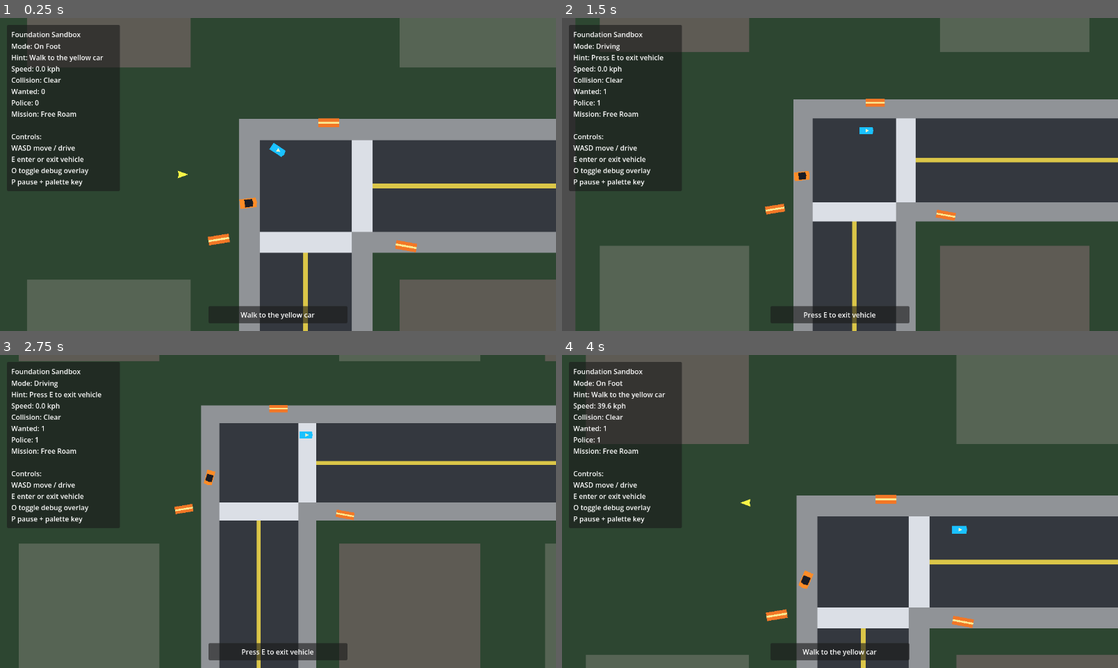
Above: before the commit, frames 1-4 (two rows, left to right).
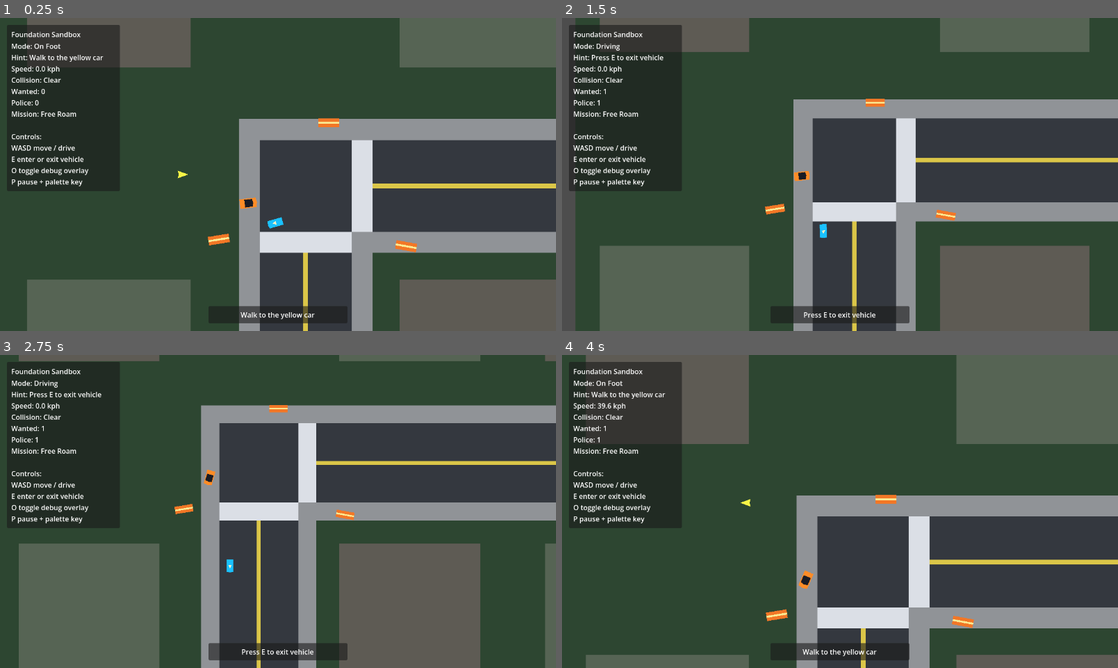
Above: after the commit, the same moments.

Repository: mjulstein/godot-gta
Game: Godot game, scene res://scenes/main/game.tscn
Same seed, same stepped clock (60 frames per second), same inputs: the game is played once before the commit and once after it.
Inputs:
- Up to frame 1 (0.25 s): no input
- Up to frame 2 (1.5 s): hold D (move_right) 0.53-1.28 s; hold E (interact) 0.53-1.28 s; hold S (brake) from 1.28 s (still down); tap E (interact) at 1.35 s
- Up to frame 3 (2.75 s): tap E (interact) at 2 s; release S (brake) at 2.03 s; hold D (move_right) from 2.03 s (still down); hold E (interact) from 2.03 s (still down)
- Up to frame 4 (4 s): release D (move_right) at 2.78 s; release E (interact) at 2.78 s; hold W (accelerate) 2.78-3.53 s; tap E (interact) at 2.85 s; hold A (move_left) from 3.53 s (still down); hold E (interact) from 3.53 s (still down)

The runs differ from the first frame. In frame 1, 0.1% of the frame differs, in the area x 48-52%, y 39-68%; in frame 2, 0.1%; in frame 3, 0.1%; in frame 4, less than 0.1%.

Commit message:
Add reactive traffic checkpoint

Diff:
--- a/project.godot
+++ b/project.godot
@@ -78,3 +78,8 @@
 "events": [Object(InputEventKey,"resource_local_to_scene":false,"resource_name":"","device":-1,"window_id":0,"alt_press …(192 unchanged characters)…
 ]
 }
+debug_camera={
+"deadzone": 0.2,
+"events": [Object(InputEventKey,"resource_local_to_scene":false,"resource_name":"","device":-1,"window_id":0,"alt_pressed":false,"shift_pressed":false,"ctrl_pressed":false,"meta_pressed":false,"pressed":false,"keycode":0,"physical_keycode":67,"key_label":0,"unicode":99,"location":0,"echo":false,"script":null)
+]
+}
--- a/scripts/ai/traffic_ai.gd
+++ b/scripts/ai/traffic_ai.gd
@@ -2,11 +2,13 @@
 
 signal harmed(source: Node2D)
 
+@export var is_important := false
 @export_range(24.0, 180.0, 1.0) var move_speed := 70.0
 @export_range(24.0, 120.0, 1.0) var vehicle_look_ahead := 54.0
 @export_range(24.0, 96.0, 1.0) var pedestrian_look_ahead := 44.0
 @export var harmed_flash_time := 0.45
 @export_range(0.0, 2.0, 0.05) var respawn_pause := 0.35
+@export_range(0.0, 4.0, 0.05) var recycle_check_interval := 0.5
 
 var harmed_flash_remaining := 0.0
 var pause_remaining := 0.0
@@ -14,6 +16,21 @@
 var path_target_index := 1
 var default_collision_layer := 0
 var default_collision_mask := 0
+var camera_tracking_count := 0
+var spawn_position := Vector2.ZERO
+var heading := "east"
+var lane := "right"
+var district_tiles: Array[Node2D] = []
+var recycle_check_remaining := 0.0
+var rng := RandomNumberGenerator.new()
+
+const ROAD_HALF_WIDTH := 96.0
+const INNER_LANE_OFFSET := 28.0
+const OUTER_LANE_OFFSET := 68.0
+const CROSSWALK_CLEAR_OFFSET := 120.0
+const INTERSECTION_ENTRY_OFFSET := 76.0
+const ROUTE_SAMPLE_STEP := 24.0
+const TURN_ARC_STEPS := 6
 
 @onready var body_polygon: Polygon2D = $Body
 @onready var collision_shape: CollisionShape2D = $CollisionShape2D
@@ -21,6 +38,7 @@
 func _ready() -> void:
 	default_collision_layer = collision_layer
 	default_collision_mask = collision_mask
+	rng.randomize()
 	add_to_group("civilian")
 	add_to_group("civilian_vehicle")
 	add_to_group("civilian_witness")
@@ -29,7 +47,14 @@
 func _physics_process(delta: float) -> void:
 	harmed_flash_remaining = maxf(0.0, harmed_flash_remaining - delta)
 	pause_remaining = maxf(0.0, pause_remaining - delta)
+	recycle_check_remaining = maxf(0.0, recycle_check_remaining - delta)
 	body_polygon.color = _get_body_color()
+
+	if recycle_check_remaining == 0.0:
+		recycle_check_remaining = recycle_check_interval
+		if _should_recycle_off_camera():
+			_recycle_to_new_route()
+			return
 
 	if pause_remaining > 0.0 or world_path_points.size() < 2:
 		velocity = Vector2.ZERO
@@ -43,7 +68,13 @@
 	world_path_points = points
 	path_target_index = 1 if world_path_points.size() >= 2 else 0
 	if world_path_points.size() >= 1:
+		spawn_position = world_path_points[0]
 		global_position = world_path_points[0]
+	_build_runtime_segment()
+
+func set_route_context(new_heading: String, new_lane: String) -> void:
+	heading = new_heading if not new_heading.is_empty() else heading
+	lane = new_lane
 
 func set_path_active(is_active: bool) -> void:
 	visible = is_active
@@ -60,13 +91,17 @@
 	pause_remaining = maxf(pause_remaining, 0.4)
 	harmed.emit(source)
 
+func set_camera_tracked(is_tracked: bool) -> void:
+	camera_tracking_count += 1 if is_tracked else -1
+	camera_tracking_count = maxi(0, camera_tracking_count)
+
+func is_camera_tracked() -> bool:
+	return camera_tracking_count > 0
+
 func _follow_world_path() -> void:
+	_refresh_path_target()
 	var target_position := world_path_points[path_target_index]
 	var to_target := target_position - global_position
-	if to_target.length() <= 6.0:
-		_advance_path_target()
-		target_position = world_path_points[path_target_index]
-		to_target = target_position - global_position
 
 	var direction_vector := to_target.normalized() if to_target.length() > 0.0 else Vector2.ZERO
 	velocity = direction_vector * move_speed
@@ -75,13 +110,149 @@
 	if velocity != Vector2.ZERO:
 		rotation = velocity.angle()
 
+func _refresh_path_target() -> void:
+	var iterations := 0
+	while iterations < world_path_points.size():
+		var target_position := world_path_points[path_target_index]
+		var to_target := target_position - global_position
+		if to_target.length() <= 10.0:
+			_advance_path_target()
+			iterations += 1
+			continue
+		if _is_target_behind_vehicle(to_target):
+			_advance_path_target()
+			iterations += 1
+			continue
+		break
+
 func _advance_path_target() -> void:
 	path_target_index += 1
 	if path_target_index < world_path_points.size():
 		return
-	global_position = world_path_points[0]
-	path_target_index = 1 if world_path_points.size() >= 2 else 0
+	if _build_runtime_segment():
+		return
+	if is_camera_tracked():
+		velocity = Vector2.ZERO
+		path_target_index = max(0, world_path_points.size() - 1)
+		return
+	if _should_recycle_off_camera():
+		_recycle_to_new_route()
+		return
+	velocity = Vector2.ZERO
+	path_target_index = max(0, world_path_points.size() - 1)
+
+func _should_recycle_off_camera() -> bool:
+	if is_important:
+		return false
+	var active_cameras := _get_active_cameras()
+	if active_cameras.is_empty():
+		return false
+	var current_tile := _find_district_tile(global_position)
+	var tile_size := Vector2(1280, 1280)
+	if current_tile != null:
+		var configured_size = current_tile.get("tile_world_size")
+		if configured_size is Vector2:
+			tile_size = configured_size
+	var recycle_margin := tile_size
+	for camera_node in active_cameras:
+		if _is_within_camera_bounds(camera_node, recycle_margin):
+			return false
+	return true
+
+func _recycle_to_new_route() -> void:
+	var next_spawn := _pick_recycle_spawn()
+	if next_spawn.is_empty():
+		return
+	var tile := next_spawn["tile"] as Node2D
+	heading = next_spawn["heading"]
+	lane = next_spawn["lane"]
+	spawn_position = _spawn_point(tile, heading, lane)
+	global_position = spawn_position
+	rotation = _forward_vector_for_heading(heading).angle()
+	velocity = Vector2.ZERO
 	pause_remaining = respawn_pause
+	_build_runtime_segment()
+
+func _pick_recycle_spawn() -> Dictionary:
+	if district_tiles.is_empty():
+		district_tiles = _collect_district_tiles(get_tree().root)
+	var current_tile := _find_district_tile(global_position)
+	var candidates: Array[Dictionary] = []
+	for tile in district_tiles:
+		if tile == current_tile:
+			continue
+		if _tile_is_within_any_camera(tile):
+			continue
+		for spawn_heading in ["east", "west", "north", "south"]:
+			if not _tile_open(tile, _entry_side_for_heading(spawn_heading)):
+				continue
+			for spawn_lane in ["left", "right"]:
+				candidates.append({
+					"tile": tile,
+					"heading": spawn_heading,
+					"lane": spawn_lane,
+				})
+	if candidates.is_empty():
+		return {}
+	return candidates[rng.randi_range(0, candidates.size() - 1)]
+
+func _is_within_camera_bounds(camera_node: Camera2D, margin: Vector2) -> bool:
+	var viewport_size := camera_node.get_viewport_rect().size
+	if viewport_size == Vector2.ZERO:
+		return false
+	var half_visible := Vector2(
+		viewport_size.x / maxf(camera_node.zoom.x, 0.001),
+		viewport_size.y / maxf(camera_node.zoom.y, 0.001)
+	) * 0.5
+	var bounds := Rect2(camera_node.global_position - half_visible - margin, half_visible * 2.0 + margin * 2.0)
+	return bounds.has_point(global_position)
+
+func _tile_is_within_any_camera(tile: Node2D) -> bool:
+	var active_cameras := _get_active_cameras()
+	if active_cameras.is_empty():
+		return false
+	var tile_size = tile.get("tile_world_size")
+	if not (tile_size is Vector2):
+		return false
+	var margin: Vector2 = tile_size
+	for camera_node in active_cameras:
+		if _tile_within_camera_bounds(tile, camera_node, margin):
+			return true
+	return false
+
+func _get_active_cameras() -> Array[Camera2D]:
+	var cameras: Array[Camera2D] = []
+	for candidate in get_tree().get_nodes_in_group("runtime_camera"):
+		if not (candidate is Camera2D):
+			continue
+		var camera_node := candidate as Camera2D
+		if not camera_node.is_inside_tree():
+			continue
+		if not camera_node.enabled:
+			continue
+		cameras.append(camera_node)
+	return cameras
+
+func _tile_within_camera_bounds(tile: Node2D, camera_node: Camera2D, margin: Vector2) -> bool:
+	var viewport_size := camera_node.get_viewport_rect().size
+	if viewport_size == Vector2.ZERO:
+		return false
+	var half_visible := Vector2(
+		viewport_size.x / maxf(camera_node.zoom.x, 0.001),
+		viewport_size.y / maxf(camera_node.zoom.y, 0.001)
+	) * 0.5
+	var bounds := Rect2(camera_node.global_position - half_visible - margin, half_visible * 2.0 + margin * 2.0)
+	var tile_size: Vector2 = tile.get("tile_world_size")
+	var tile_rect := Rect2(tile.global_position - tile_size * 0.5, tile_size)
+	return bounds.intersects(tile_rect)
+
+func _is_target_behind_vehicle(to_target: Vector2) -> bool:
+	if to_target == Vector2.ZERO:
+		return false
+	var forward := Vector2.RIGHT.rotated(rotation)
+	if forward == Vector2.ZERO:
+		return false
+	return forward.dot(to_target.normalized()) < -0.2
 
 func _has_pedestrian_ahead(direction_vector: Vector2) -> bool:
 	for candidate in get_tree().get_nodes_in_group("civilian_pedestrian"):
@@ -124,3 +295,241 @@
 
 func _get_body_color() -> Color:
 	return Color(1, 0.2, 0.2, 1) if harmed_flash_remaining > 0.0 else Color(0.105882, 0.760784, 1, 1)
+
+func _build_runtime_segment() -> bool:
+	var tile := _find_district_tile(global_position)
+	if tile == null:
+		return false
+
+	var action := _choose_action(tile)
+	var next_heading := heading
+	var next_lane := lane
+	match action:
+		"left":
+			next_heading = _get_left_heading(heading)
+			next_lane = "left"
+		"right":
+			next_heading = _get_right_heading(heading)
+			next_lane = "right"
+		"uturn":
+			next_heading = _get_opposite_heading(heading)
+			next_lane = "right"
+		"merge_left_uturn":
+			next_heading = _get_opposite_heading(heading)
+			next_lane = "right"
+
+	var points: Array[Vector2] = [global_position]
+	var entry_clear := _world_point(tile, heading, lane, CROSSWALK_CLEAR_OFFSET, false)
+	if global_position.distance_to(entry_clear) > 8.0:
+		points.append(entry_clear)
+
+	match action:
+		"straight":
+			points.append(_world_point(tile, heading, lane, _next_tile_offset(tile, heading), true))
+		"left", "right":
+			var entry_point := _world_point(tile, heading, lane, INTERSECTION_ENTRY_OFFSET, false)
+			if points[points.size() - 1].distance_to(entry_point) > 8.0:
+				points.append(entry_point)
+			points.append_array(_sample_corner(
+				entry_point,
+				_turn_pivot(tile, heading, lane, next_heading, next_lane),
+				_world_point(tile, next_heading, next_lane, _next_tile_offset(tile, next_heading), true)
+			))
+		"uturn":
+			var u_entry := _world_point(tile, heading, "left", INTERSECTION_ENTRY_OFFSET, false)
+			if points[points.size() - 1].distance_to(u_entry) > 8.0:
+				points.append(u_entry)
+			points.append_array(_sample_corner(
+				u_entry,
+				tile.global_position,
+				_world_point(tile, next_heading, next_lane, _next_tile_offset(tile, next_heading), true)
+			))
+		"merge_left_uturn":
+			var merge_point := _merge_point(tile, heading, "right", "left")
+			if points[points.size() - 1].distance_to(merge_point) > 8.0:
+				points.append(merge_point)
+			var merge_entry := _world_point(tile, heading, "left", INTERSECTION_ENTRY_OFFSET, false)
+			points.append_array(_sample_corner(
+				merge_entry,
+				tile.global_position,
+				_world_point(tile, next_heading, next_lane, _next_tile_offset(tile, next_heading), true)
+			))
+
+	world_path_points = PackedVector2Array(points)
+	path_target_index = 1 if world_path_points.size() >= 2 else 0
+	heading = next_heading
+	lane = next_lane
+	return world_path_points.size() >= 2
+
+func _find_district_tile(position: Vector2) -> Node2D:
+	if district_tiles.is_empty():
+		district_tiles = _collect_district_tiles(get_tree().root)
+	for candidate in district_tiles:
+		var tile_size = candidate.get("tile_world_size")
+		if not (tile_size is Vector2):
+			continue
+		var half_tile: Vector2 = tile_size * 0.5
+		var local_position := position - candidate.global_position
+		if absf(local_position.x) <= half_tile.x and absf(local_position.y) <= half_tile.y:
+			return candidate
+	return null
+
+func _collect_district_tiles(node: Node) -> Array[Node2D]:
+	var results: Array[Node2D] = []
+	if node is Node2D and node.has_node("Ground") and node.has_method("get") and node.get("tile_world_size") is Vector2:
+		results.append(node as Node2D)
+	for child in node.get_children():
+		results.append_array(_collect_district_tiles(child))
+	return results
+
+func _spawn_point(tile: Node2D, direction: String, lane_name: String) -> Vector2:
+	return _world_point(tile, direction, lane_name, _spawn_offset(tile, direction), false)
+
+func _choose_action(tile: Node2D) -> String:
+	var can_go_straight := _tile_open(tile, _get_exit_side_for_heading(heading))
+	var can_turn_left := _tile_open(tile, _get_exit_side_for_heading(_get_left_heading(heading)))
+	var can_turn_right := _tile_open(tile, _get_exit_side_for_heading(_get_right_heading(heading)))
+	if lane == "left":
+		if can_go_straight:
+			return "straight"
+		if can_turn_left:
+			return "left"
+		if can_turn_right:
+			return "right"
+		return "uturn"
+	if can_turn_right:
+		return "right"
+	if can_go_straight:
+		return "straight"
+	if can_turn_left:
+		return "left"
+	return "merge_left_uturn"
+
+func _tile_open(tile: Node2D, side: String) -> bool:
+	return bool(tile.get("open_%s" % side))
+
+func _next_tile_offset(tile: Node2D, direction: String) -> float:
+	var tile_size: Vector2 = tile.get("tile_world_size")
+	var half_extent := (tile_size.x if _is_horizontal(direction) else tile_size.y) * 0.5
+	return half_extent + CROSSWALK_CLEAR_OFFSET
+
+func _spawn_offset(tile: Node2D, direction: String) -> float:
+	var tile_size: Vector2 = tile.get("tile_world_size")
+	var half_extent := (tile_size.x if _is_horizontal(direction) else tile_size.y) * 0.5
+	return half_extent + CROSSWALK_CLEAR_OFFSET
+
+func _world_point(tile: Node2D, direction: String, lane_name: String, axis_offset: float, use_exit_side: bool) -> Vector2:
+	var signed_axis := axis_offset * _axis_sign(direction, use_exit_side)
+	var lane_coordinate := _lane_coordinate(direction, lane_name)
+	if _is_horizontal(direction):
+		return tile.global_position + Vector2(signed_axis, lane_coordinate)
+	return tile.global_position + Vector2(lane_coordinate, signed_axis)
+
+func _turn_pivot(tile: Node2D, entry_heading: String, entry_lane: String, exit_heading: String, exit_lane: String) -> Vector2:
+	return tile.global_position + Vector2(
+		_lane_coordinate(exit_heading, exit_lane),
+		_lane_coordinate(entry_heading, entry_lane)
+	)
+
+func _merge_point(tile: Node2D, direction: String, from_lane: String, to_lane: String) -> Vector2:
+	var axis_offset := (CROSSWALK_CLEAR_OFFSET + INTERSECTION_ENTRY_OFFSET) * 0.5
+	var signed_axis := axis_offset * _axis_sign(direction, false)
+	var lane_coordinate := lerpf(_lane_coordinate(direction, from_lane), _lane_coordinate(direction, to_lane), 0.7)
+	if _is_horizontal(direction):
+		return tile.global_position + Vector2(signed_axis, lane_coordinate)
+	return tile.global_position + Vector2(lane_coordinate, signed_axis)
+
+func _sample_corner(start: Vector2, pivot: Vector2, end: Vector2) -> Array[Vector2]:
+	var points: Array[Vector2] = []
+	var curve_length := start.distance_to(pivot) + pivot.distance_to(end)
+	var step_count := maxi(TURN_ARC_STEPS, int(ceil(curve_length / ROUTE_SAMPLE_STEP)))
+	for index in range(1, step_count + 1):
+		var t := float(index) / float(step_count)
+		var a := start.lerp(pivot, t)
+		var b := pivot.lerp(end, t)
+		points.append(a.lerp(b, t))
+	return points
+
+func _lane_coordinate(direction: String, lane_name: String) -> float:
+	var left_lane := lane_name == "left"
+	match direction:
+		"east":
+			return INNER_LANE_OFFSET if left_lane else OUTER_LANE_OFFSET
+		"west":
+			return -INNER_LANE_OFFSET if left_lane else -OUTER_LANE_OFFSET
+		"south":
+			return -INNER_LANE_OFFSET if left_lane else -OUTER_LANE_OFFSET
+		_:
+			return INNER_LANE_OFFSET if left_lane else OUTER_LANE_OFFSET
+
+func _axis_sign(direction: String, use_exit_side: bool) -> float:
+	match direction:
+		"east":
+			return 1.0 if use_exit_side else -1.0
+		"west":
+			return -1.0 if use_exit_side else 1.0
+		"south":
+			return 1.0 if use_exit_side else -1.0
+		_:
+			return -1.0 if use_exit_side else 1.0
+
+func _is_horizontal(direction: String) -> bool:
+	return direction == "east" or direction == "west"
+
+func _forward_vector_for_heading(direction: String) -> Vector2:
+	match direction:
+		"east":
+			return Vector2.RIGHT
+		"west":
+			return Vector2.LEFT
+		"south":
+			return Vector2.DOWN
+		_:
+			return Vector2.UP
+
+func _get_exit_side_for_heading(direction: String) -> String:
+	return direction
+
+func _entry_side_for_heading(direction: String) -> String:
+	match direction:
+		"east":
+			return "west"
+		"west":
+			return "east"
+		"south":
+			return "north"
+		_:
+			return "south"
+
+func _get_left_heading(direction: String) -> String:
+	match direction:
+		"east":
+			return "north"
+		"west":
+			return "south"
+		"south":
+			return "east"
+		_:
+			return "west"
+
+func _get_right_heading(direction: String) -> String:
+	match direction:
+		"east":
+			return "south"
+		"west":
+			return "north"
+		"south":
+			return "west"
+		_:
+			return "east"
+
+func _get_opposite_heading(direction: String) -> String:
+	match direction:
+		"east":
+			return "west"
+		"west":
+			return "east"
+		"south":
+			return "north"
+		_:
+			return "south"
--- a/scripts/core/follow_camera.gd
+++ b/scripts/core/follow_camera.gd
@@ -19,6 +19,7 @@
 var exit_transition_direction := Vector2.ZERO
 
 func _ready() -> void:
+	add_to_group("runtime_camera")
 	limit_enabled = false
 	zoom = base_zoom
 
@@ -32,6 +33,9 @@
 	target = node
 	if target != null:
 		global_position = _clamp_camera_position(target.global_position)
+
+func get_target() -> Node2D:
+	return target
 
 func set_world_bounds(bounds: Rect2) -> void:
 	world_bounds = bounds
--- a/scripts/core/game_root.gd
+++ b/scripts/core/game_root.gd
@@ -12,6 +12,9 @@
 @onready var debug_overlay: Control = $Ui/DebugOverlay
 @onready var interaction_prompt = $Ui/InteractionPrompt
 @onready var interaction_system: Node = $VehicleInteractionSystem
+@onready var pause_controller: Node = $Ui/PauseController
+
+var traffic_camera_target: Node2D
 
 func _ready() -> void:
 	var player_spawn := _find_spawn_marker("player_spawn")
@@ -33,10 +36,12 @@
 	interaction_prompt.set_debug_state(debug_state)
 	camera.set_world_bounds(_compute_world_bounds())
 	camera.set_target(player)
+	if pause_controller.has_signal("pause_toggled"):
+		pause_controller.pause_toggled.connect(_on_pause_toggled)
 
 func _process(_delta: float) -> void:
-	var active_actor: Node2D = vehicle if player.is_in_vehicle() else player
-	if camera.target != active_actor:
+	var active_actor: Node2D = _get_active_camera_target()
+	if camera.get_target() != active_actor:
 		camera.set_target(active_actor)
 
 	debug_state.set_player_mode("Driving" if player.get_state_name() == ActorState.DRIVING else "On Foot")
@@ -44,6 +49,12 @@
 	debug_state.set_speed(vehicle.velocity.length() * 0.18 if player.is_in_vehicle() else player.velocity.length() * 0.18)
 	var collision_active: bool = vehicle.has_recent_collision() if player.is_in_vehicle() else player.has_recent_collision()
 	debug_state.set_collision_state("Impact" if collision_active else "Clear")
+
+func _unhandled_input(event: InputEvent) -> void:
+	if not event.is_action_pressed("debug_camera"):
+		return
+	get_viewport().set_input_as_handled()
+	_toggle_traffic_camera()
 
 func _on_enter_requested(target_vehicle: Node2D) -> void:
 	if not target_vehicle.can_enter():
@@ -99,3 +110,45 @@
 		max_corner.x = maxf(max_corner.x, node.global_position.x + half_tile.x)
 		max_corner.y = maxf(max_corner.y, node.global_position.y + half_tile.y)
 	return Rect2(min_corner, max_corner - min_corner)
+
+func _get_active_camera_target() -> Node2D:
+	if is_instance_valid(traffic_camera_target):
+		return traffic_camera_target
+	return vehicle if player.is_in_vehicle() else player
+
+func _toggle_traffic_camera() -> void:
+	_set_traffic_camera_target(_find_nearby_traffic_vehicle(traffic_camera_target))
+
+func _set_traffic_camera_target(target_vehicle: Node2D) -> void:
+	if traffic_camera_target == target_vehicle:
+		return
+	if is_instance_valid(traffic_camera_target) and traffic_camera_target.has_method("set_camera_tracked"):
+		traffic_camera_target.call("set_camera_tracked", false)
+	traffic_camera_target = target_vehicle
+	if is_instance_valid(traffic_camera_target) and traffic_camera_target.has_method("set_camera_tracked"):
+		traffic_camera_target.call("set_camera_tracked", true)
+
+func _find_nearby_traffic_vehicle(excluded_vehicle: Node2D = null) -> Node2D:
+	var search_origin := camera.global_position
+	var best_vehicle: Node2D
+	var best_distance := INF
+	for candidate in get_tree().get_nodes_in_group("traffic_vehicle"):
+		if not (candidate is Node2D):
+			continue
+		var traffic_vehicle := candidate as Node2D
+		if traffic_vehicle == excluded_vehicle:
+			continue
+		if not traffic_vehicle.visible:
+			continue
+		var distance := search_origin.distance_squared_to(traffic_vehicle.global_position)
+		if distance < best_distance:
+			best_distance = distance
+			best_vehicle = traffic_vehicle
+	if best_vehicle == null and is_instance_valid(excluded_vehicle):
+		return excluded_vehicle
+	return best_vehicle
+
+func _on_pause_toggled(is_paused: bool) -> void:
+	if is_paused:
+		return
+	_set_traffic_camera_target(null)
--- a/scripts/ui/pause_controller.gd
+++ b/scripts/ui/pause_controller.gd
@@ -1,4 +1,6 @@
 extends Node
+
+signal pause_toggled(is_paused: bool)
 
 @export var overlay_path: NodePath
 
@@ -14,6 +16,7 @@
 	get_viewport().set_input_as_handled()
 	get_tree().paused = not get_tree().paused
 	_sync_overlay()
+	pause_toggled.emit(get_tree().paused)
 
 func _sync_overlay() -> void:
 	if overlay != null:
--- a/scripts/world/district_activity_overlay.gd
+++ b/scripts/world/district_activity_overlay.gd
@@ -98,7 +98,7 @@
 	if activity_density >= 5 and pedestrian_routes.size() > 1:
 		_add_pedestrian(pedestrian_routes[1])
 	for route_data in _select_traffic_routes(traffic_routes):
-		_add_traffic(route_data["path"])
+		_add_traffic(route_data)
 
 func _add_pedestrian(path: PackedVector2Array) -> void:
 	if path.size() < 2:
@@ -111,12 +111,15 @@
 	if actor.has_method("set_path_active"):
 		actor.call("set_path_active", true)
 
-func _add_traffic(path: PackedVector2Array) -> void:
+func _add_traffic(route_data: Dictionary) -> void:
+	var path: PackedVector2Array = route_data.get("path", PackedVector2Array())
 	if path.size() < 2:
 		return
 	var actor = TrafficScene.instantiate()
 	actor.position = to_local(path[0])
 	add_child(actor)
+	if actor.has_method("set_route_context"):
+		actor.call("set_route_context", route_data.get("heading", ""), route_data.get("lane", "right"))
 	if actor.has_method("set_world_path"):
 		actor.call("set_world_path", path)
 	if actor.has_method("set_path_active"):
@@ -407,13 +410,13 @@
 	var left_lane := lane == "left"
 	match heading:
 		"east":
+			return INNER_LANE_OFFSET if left_lane else OUTER_LANE_OFFSET
+		"west":
 			return -INNER_LANE_OFFSET if left_lane else -OUTER_LANE_OFFSET
-		"west":
+		"south":
+			return -INNER_LANE_OFFSET if left_lane else -OUTER_LANE_OFFSET
+		_:
 			return INNER_LANE_OFFSET if left_lane else OUTER_LANE_OFFSET
-		"south":
-			return INNER_LANE_OFFSET if left_lane else OUTER_LANE_OFFSET
-		_:
-			return -INNER_LANE_OFFSET if left_lane else -OUTER_LANE_OFFSET
 
 func _get_entry_side_for_heading(heading: String) -> String:
 	match heading:
Not shown, changed: specs/001-foundation-sandbox/next-steps.md
Not shown, added: specs/ideas/sandbox-followups.md
